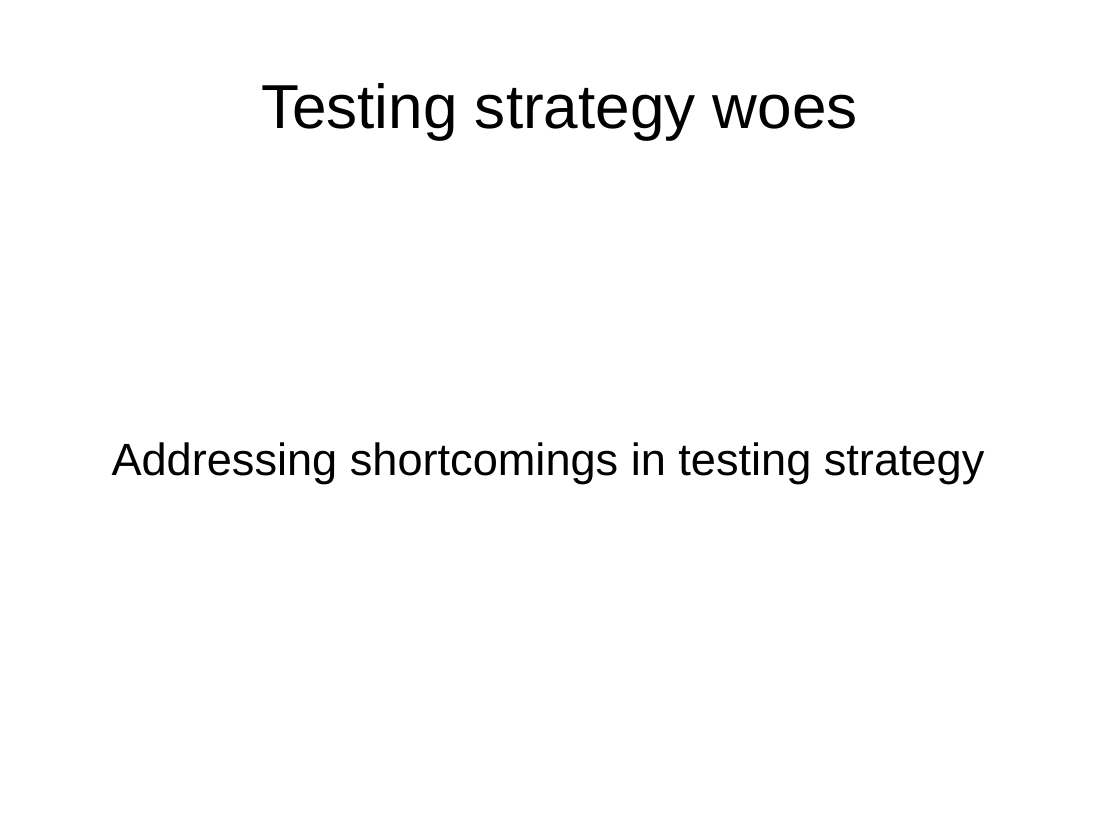
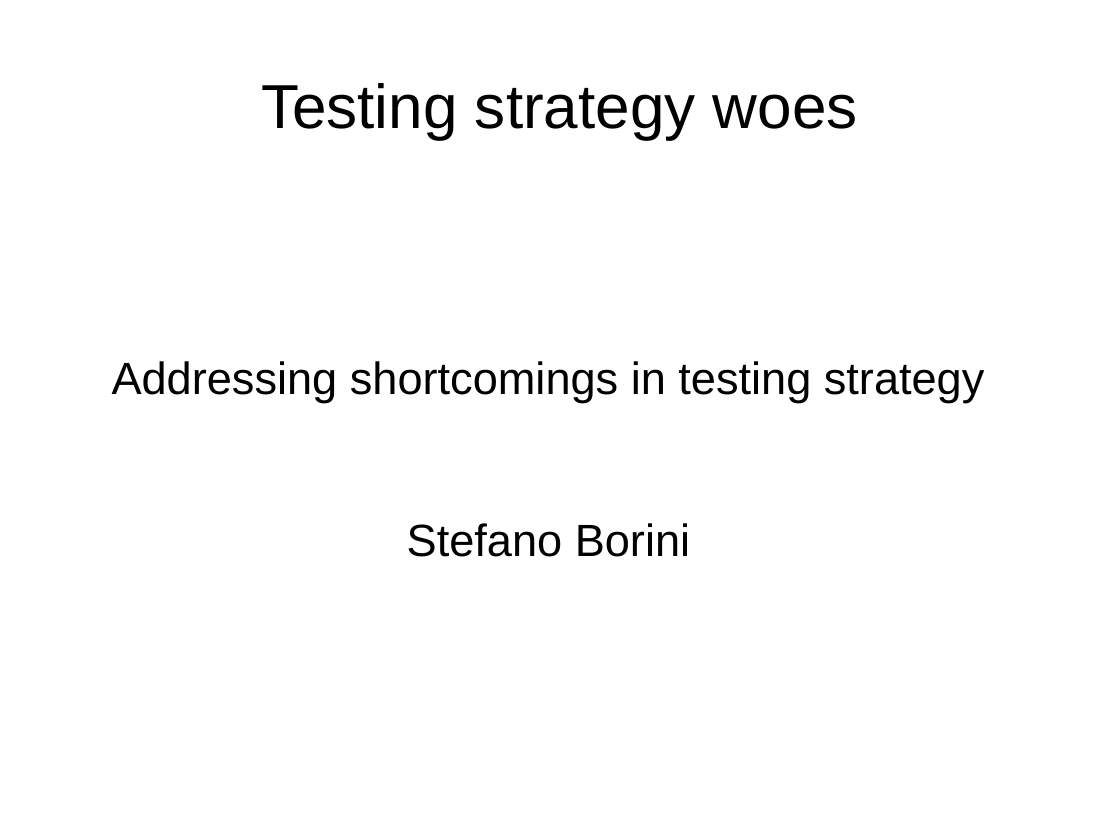
Before and after one commit to stefanoborini/stefanoborini.github.io, a slide deck: slide 1 of slides/testing-analysis/testing-analysis.odp. Drawn at 1120x840 pixels with LibreOffice and Linux fonts; fonts in the diff are those of the drawing. Boxes give left, top, right and bottom in pixels: in the first picture for what was removed or moved away, otherwise in the second. Text is boxed around its words. In the diff, an @@ line names an element or a change of style, - is before the commit and + after.

Commit message:
Fixed testing analysis

```diff
--- a/slides/testing-analysis/testing-analysis.odp
+++ b/slides/testing-analysis/testing-analysis.odp
@@ subtitle at (407,523,690,557): paragraph added @@
+Stefano Borini
```
Also in this commit, not shown: 1 other file.
